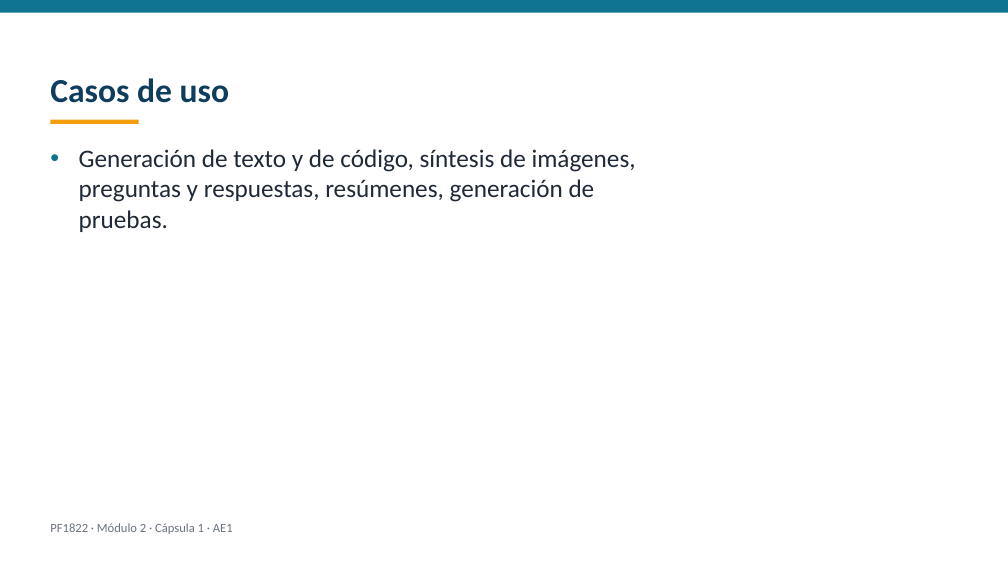
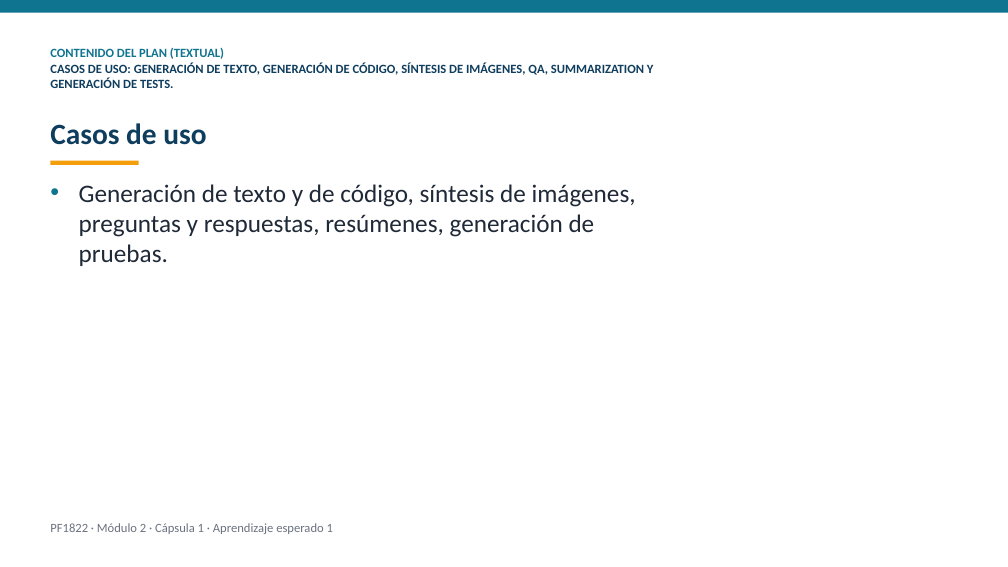
Before and after one commit to dojedacifuentes/naty.proyecto01, a slide deck: slide 6 of modulo-2/PF1822-desarrollo-con-ia/produccion/videos/AE1-capsula.pptx (slide 5 before the commit). Drawn at 1008x567 pixels with LibreOffice and Linux fonts; fonts in the diff are those of the drawing. Boxes give left, top, right and bottom in pixels: in the first picture for what was removed or moved away, otherwise in the second. Text is boxed around its words. In the diff, an @@ line names an element or a change of style, - is before the commit and + after.

Commit message:
checkpoint: 2026-09-25 videocapsulas textuales del plan para el revisor

```diff
--- a/modulo-2/PF1822-desarrollo-con-ia/produccion/videos/AE1-capsula.pptx
+++ b/modulo-2/PF1822-desarrollo-con-ia/produccion/videos/AE1-capsula.pptx
@@ text added at bbox=[50, 48, 654, 88], 12 pt, text #0F3D5E, bold @@
+CONTENIDO DEL PLAN (TEXTUAL)
+CASOS DE USO: GENERACIÓN DE TEXTO, GENERACIÓN DE CÓDIGO, SÍNTESIS DE IMÁGENES, QA, SUMMARIZATION Y GENERACIÓN DE TESTS.
@@ text "Casos de uso": place and size @@
-text "Casos de uso" at bbox=[50, 78, 229, 103]
+text "Casos de uso" at bbox=[50, 123, 206, 145]
@@ text "Casos de uso" at bbox=[50, 123, 206, 145]: size 32 to 28 pt @@
@@ text "Generación de texto y de ...": place and size @@
-text "Generación de texto y de ..." at bbox=[79, 149, 636, 232]
+text "Generación de texto y de ..." at bbox=[79, 184, 636, 266]
@@ rectangle: place and size @@
-rectangle at bbox=[51, 119, 139, 124]
+rectangle at bbox=[51, 160, 139, 165]
@@ text at bbox=[50, 523, 333, 534]: text changed @@
-PF1822 · Módulo 2 · Cápsula 1 · AE1
+PF1822 · Módulo 2 · Cápsula 1 · Aprendizaje esperado 1
```
Also in this commit, not shown: 9 other slides changed, 1 slide added, 37 other files.
